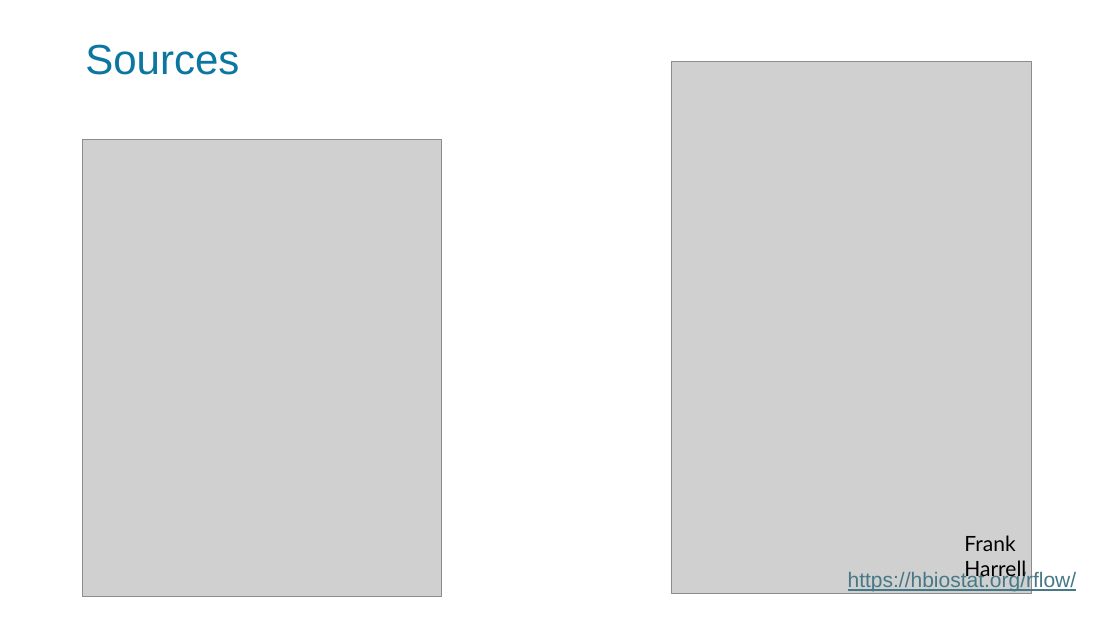
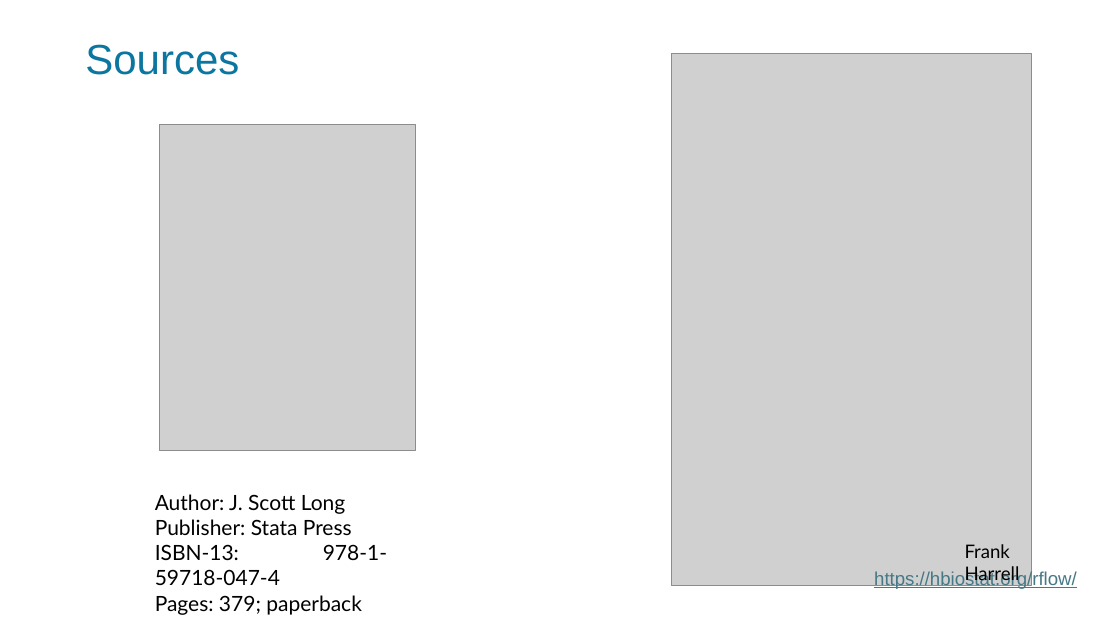
Before and after one commit to adh30/HDRUK_2024, a slide deck: slide 2 of Reproducible_workflows_in_Stata_1.pptx. Drawn at 1120x630 pixels with LibreOffice and Linux fonts; fonts in the diff are those of the drawing; grey boxes stand for pictures. Boxes give left, top, right and bottom in pixels: in the first picture for what was removed or moved away, otherwise in the second. Text is boxed around its words. In the diff, an @@ line names an element or a change of style, - is before the commit and + after.

```diff
--- a/Reproducible_workflows_in_Stata_1.pptx
+++ b/Reproducible_workflows_in_Stata_1.pptx
@@ picture: place and size @@
-picture at [672,61,1032,594]
+picture at [672,54,1032,586]
@@ picture removed at [82,139,442,597] @@
@@ picture added at [160,124,415,450] @@
@@ text added at [155,494,387,615], 18 pt, text #000000 @@
+Author: J. Scott Long
+Publisher: Stata Press
+ISBN-13: 978-1-59718-047-4
+Pages: 379; paperback
@@ text "Frank Harrell" at [965,544,1020,584]: size 18 to 16 pt @@
@@ text "Frank Harrell": place and size @@
-text "Frank Harrell" at [964,535,1026,581]
+text "Frank Harrell" at [965,544,1020,584]
@@ text "https://hbiostat.org/rflow/" at [874,570,1077,589]: size 18 to 16 pt @@
```
Also in this commit, not shown: 7 other slides changed.
